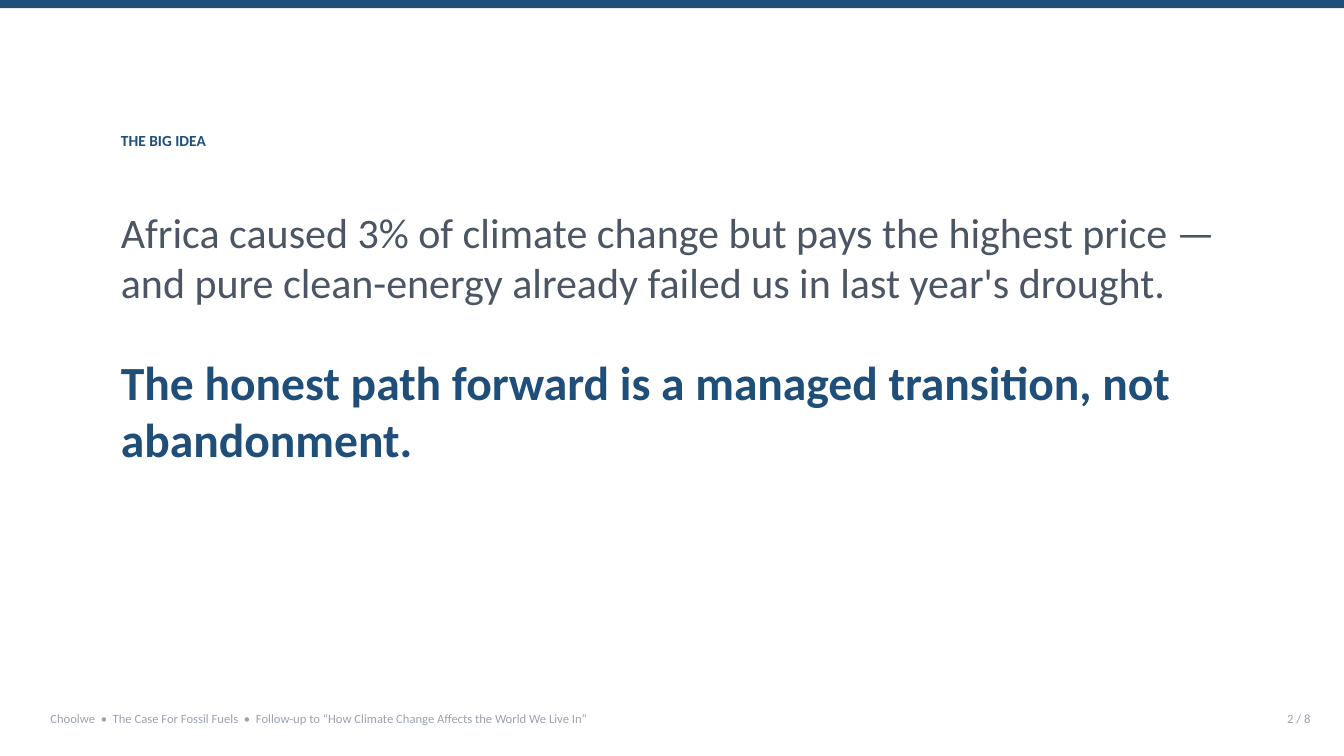
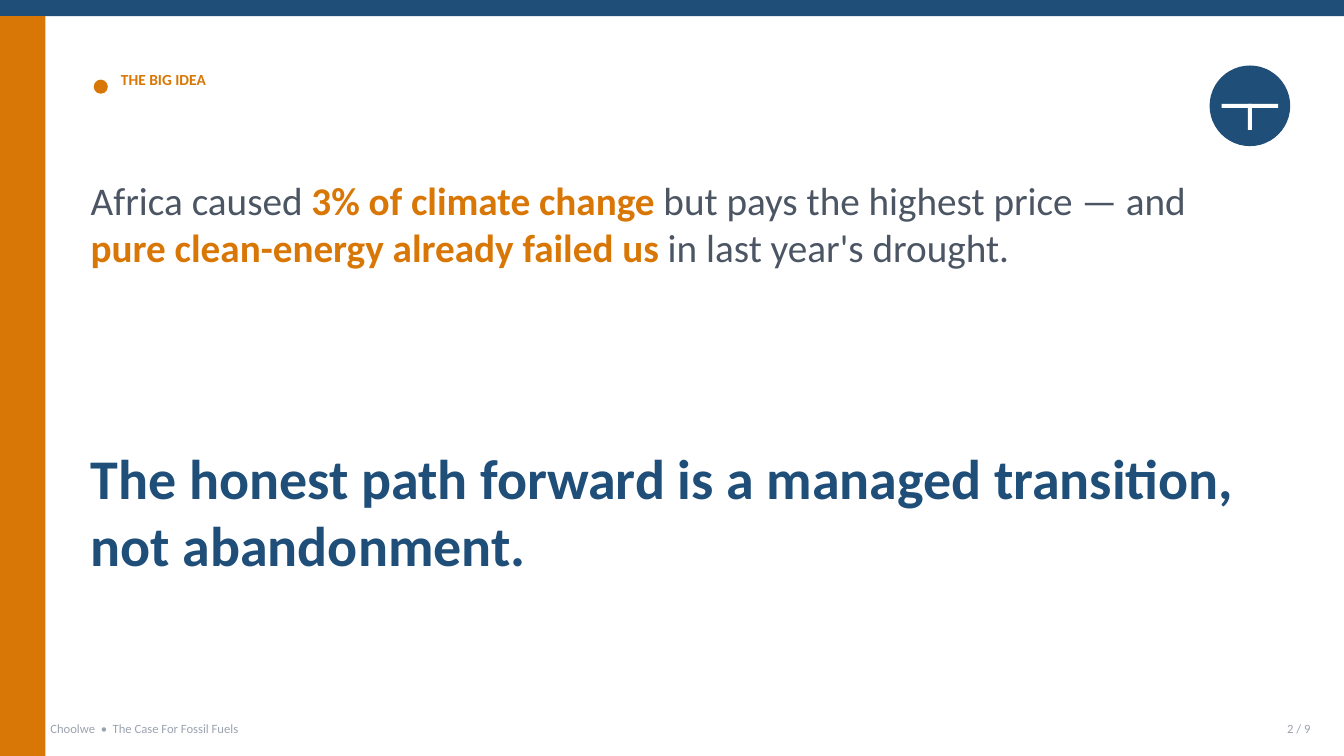
Before and after one commit to ccheelo-cmd/Fossil-fuels, a slide deck: slide 2 of deliverable/case-for-fossil-fuels.pptx. Drawn at 1344x756 pixels with LibreOffice and Linux fonts; fonts in the diff are those of the drawing. Boxes give left, top, right and bottom in pixels: in the first picture for what was removed or moved away, otherwise in the second. Text is boxed around its words. In the diff, an @@ line names an element or a change of style, - is before the commit and + after.

Commit message:
v2: richer visual design
- Two-accent palette (blue = path forward, amber = stakes) used thematically
- Replaced bar charts with isotype/waffle/donut visualisations
- Added bridge slide: energy-per-capita vs life-expectancy (Hans Rosling style)
- Moved per-slide source captions to dedicated Sources appendix slide
- Added icons, coloured cards, side-rails, soft-wash backgrounds
- Built interactive HTML version with Plotly charts and keyboard nav
- README updated with two-deliverable layout and richer slide map

```diff
--- a/deliverable/case-for-fossil-fuels.pptx
+++ b/deliverable/case-for-fossil-fuels.pptx
@@ rectangle: place and size @@
-rectangle at <box>0,0,1344,8</box>
+rectangle at <box>0,0,1344,16</box>
@@ rectangle added at <box>0,16,45,756</box>, fill #D97706 @@
@@ ellipse added at <box>94,80,108,94</box>, fill #D97706 @@
@@ text "THE BIG IDEA": place and size @@
-text "THE BIG IDEA" at <box>121,136,206,146</box>
+text "THE BIG IDEA" at <box>121,75,206,85</box>
@@ text "THE BIG IDEA" at <box>121,75,206,85</box>: text colour #1F4E79 to #D97706 @@
@@ ellipse added at <box>1210,66,1291,146</box>, fill #1F4E79 @@
@@ rectangle added at <box>1222,104,1278,108</box>, fill #FFFFFF @@
@@ rectangle added at <box>1248,104,1252,130</box>, fill #FFFFFF @@
@@ text "Africa caused 3% of climate ...": place and size @@
-text "Africa caused 3% of climate ..." at <box>121,219,1170,458</box>
+text "Africa caused 3% of climate ..." at <box>91,187,1186,269</box>
@@ text "Africa caused 3% of climate ..." at <box>91,187,1186,269</box>: size 30 to 28 pt; text colour #4B5563 to #D97706, bold on in "3% of climate change pure clean-energy already ..." @@
@@ text at <box>121,366,1170,458</box>: paragraph removed @@
-The honest path forward is a managed transition, not abandonment.
@@ text added at <box>91,459,1233,567</box>, 40 pt, text #1F4E79, bold @@
+The honest path forward is a managed transition,
+not abandonment.
@@ text at <box>50,724,238,733</box>: text changed @@
-Choolwe • The Case For Fossil Fuels • Follow-up to “How Climate Change Affects the World We Live In”
+Choolwe • The Case For Fossil Fuels
@@ text at <box>1287,725,1310,733</box>: text changed @@
-2 / 8
+2 / 9
```
Also in this commit, not shown: 5 other slides changed, 3 slides added, 2 slides removed, 13 other files.
